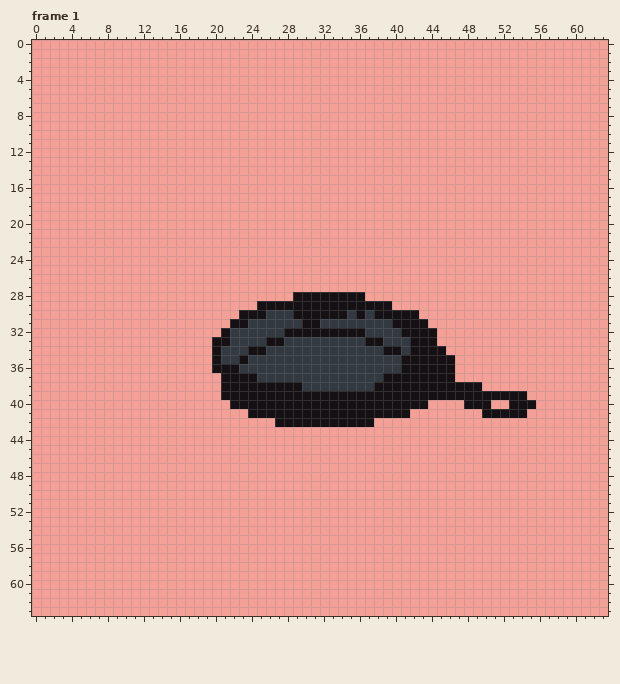
Pixel-art file -- Jun_2021/Pan.aseprite. Above: the version before the commit.
64x64 pixels, 1 frame. Colours within 5 levels of each other are drawn and written as one. Shown: frame 1. The commit also changed other frames, which this record leaves out.
After the commit:
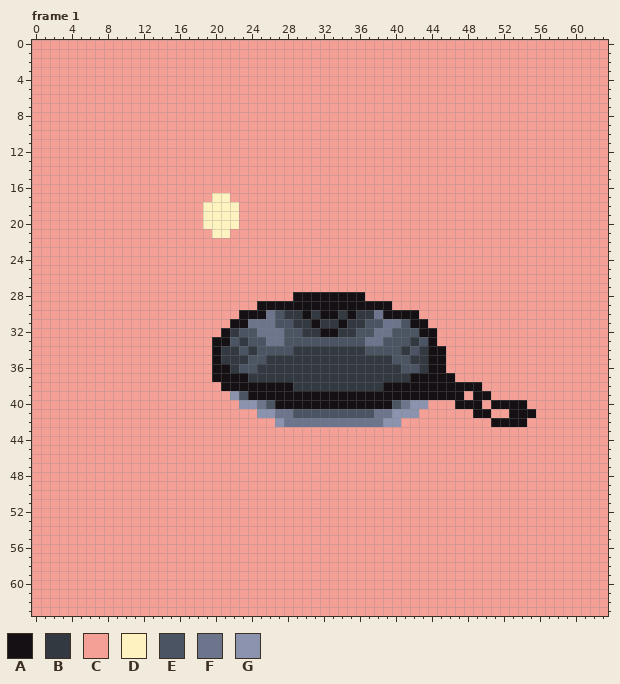
Palette (. is transparent): A #141013  B #333941  C #f5a097  D #fef3c0  E #4a5462  F #6d758d  G #8b93af
From old to new:
layer "BG" added
layer "Layer 1" now hidden
layer "Pan" added
layer "Egg" added
layer "Layer 2" removed
Frame 1:
y 17: x 20..21 CC -> DD
y 18..20: x 19..22 CCCC -> DDDD
y 21: x 20..21 CC -> DD
y 30: x 26..27 BB -> FE; x 29 A -> B; x 31 A -> B; x 34..36 ABA -> BAB; x 38 A -> F
y 31: x 24..28 BBBBB -> FFFEE; x 30 A -> B; x 34 B -> A; x 37..41 BBBAA -> EEFFE
y 32: x 23..31 BBBBBAAAA -> EEFFFEEBB; x 34..42 AAABBBBAA -> BBEEFFEEE
y 33: x 22 B -> E; x 24..43 BBAABBBBBBBBBAABBBAA -> EEFFEEEEEEEEEFFEEEBE
y 34: x 23..28 BAABBB -> EBEEEE; x 37..40 BBAA -> EEEE; x 42..43 AA -> EB
y 35: x 23..25 ABB -> BEE; x 40..43 BAAA -> EEBB; x 46 A -> C
y 36: x 22..24 ABB -> BEE; x 41..43 AAA -> EEB; x 46 A -> C
y 37: x 20 C -> A; x 24 A -> B; x 39..41 AAA -> BBB
y 38: x 29 A -> B; x 38 A -> B
y 39: x 21..23 AAA -> CGE; x 48 A -> C; x 51..54 AAAA -> CCCC
y 40: x 22..26 AAAAA -> CGGFE; x 40..43 AAAA -> EFGG; x 47 C -> A; x 50..52 ACC -> CAA; x 55 A -> C
y 41: x 24..42 AAAAAAAAAAAAAAAAAAC -> CGGFFEEEEEEEEEFFGGG; x 49 C -> A; x 51..52 AA -> CC; x 55 C -> A
y 42: x 27..40 AAAAAAAAAAACCC -> GFFFFFFFFFFFGG; x 51..54 CCCC -> AAAA
Boxes around the changes in both pictures, in picture pixels (x1, y1, x2, y2):
changed: (203, 193, 239, 238)
changed: (212, 310, 536, 427)
